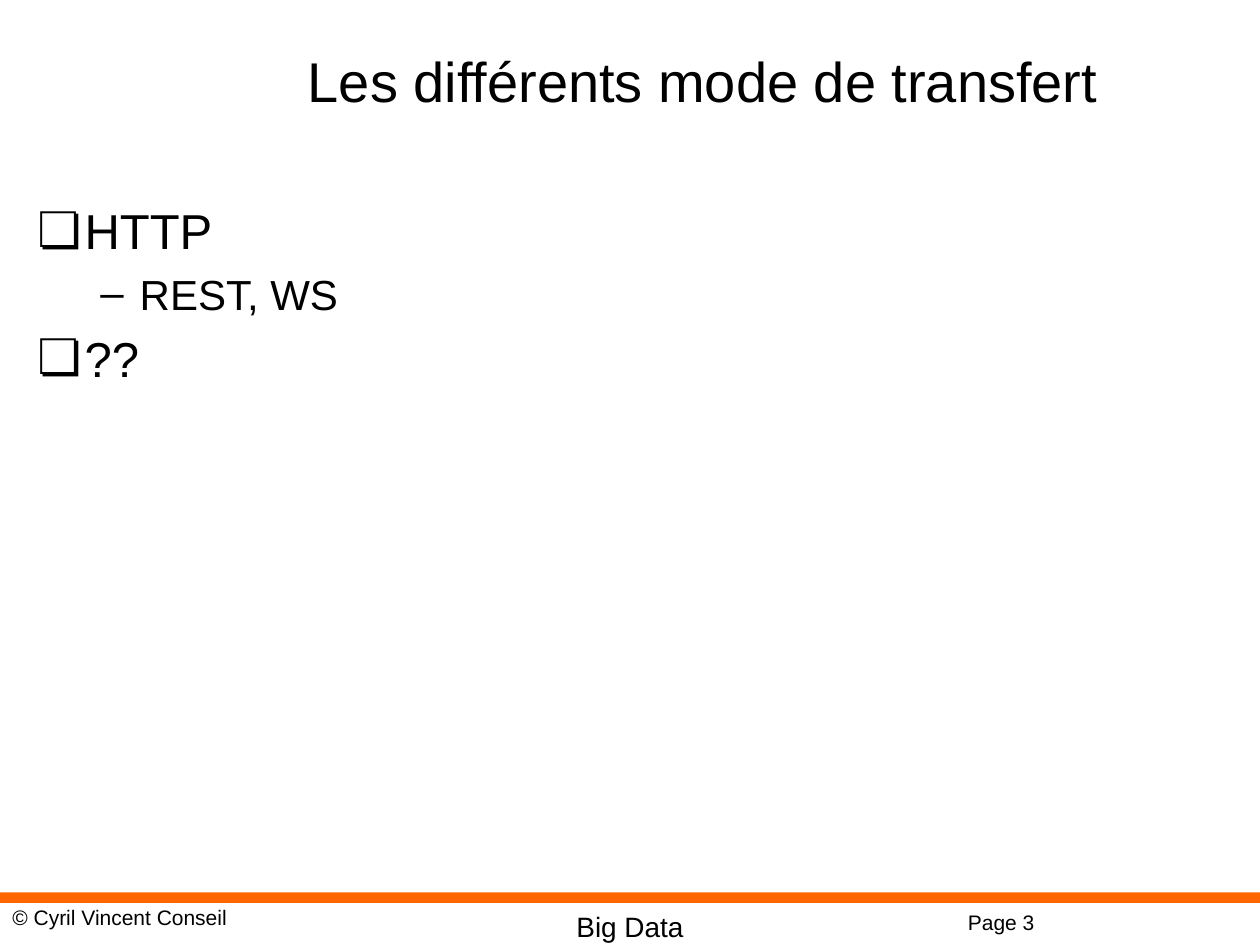
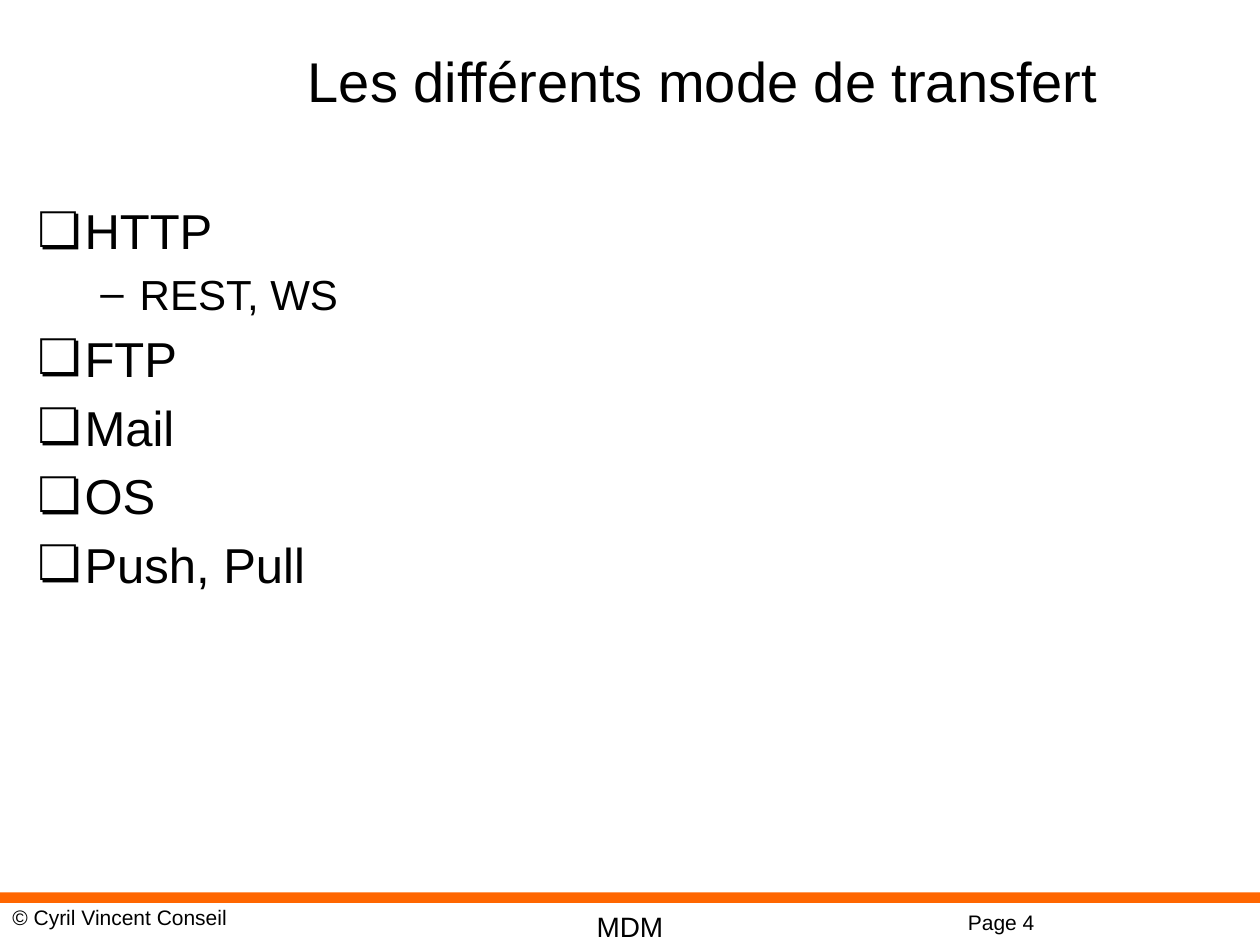
Before and after one commit to cyrilvincent/mdm, a slide deck: slide 4 of MDM04-Typologies.pptx (slide 3 before the commit). Drawn at 1260x945 pixels with LibreOffice and Linux fonts; fonts in the diff are those of the drawing; background and template pictures are left out. Boxes give left, top, right and bottom in pixels: in the first picture for what was removed or moved away, otherwise in the second. Text is boxed around its words. In the diff, an @@ line names an element or a change of style, - is before the commit and + after.

```diff
--- a/MDM04-Typologies.pptx
+++ b/MDM04-Typologies.pptx
@@ text at box(85, 343, 305, 590): text changed @@
-❏ ??
+❏ FTP
+❏ Mail
+❏ OS
+❏ Push, Pull
@@ text at box(597, 917, 664, 937): text changed @@
-Big Data
+MDM
@@ page number at box(968, 915, 1035, 934): text changed @@
-Page 3
+Page 4
```
Also in this commit, not shown: 11 other slides changed, 3 slides added, 11 other files.
